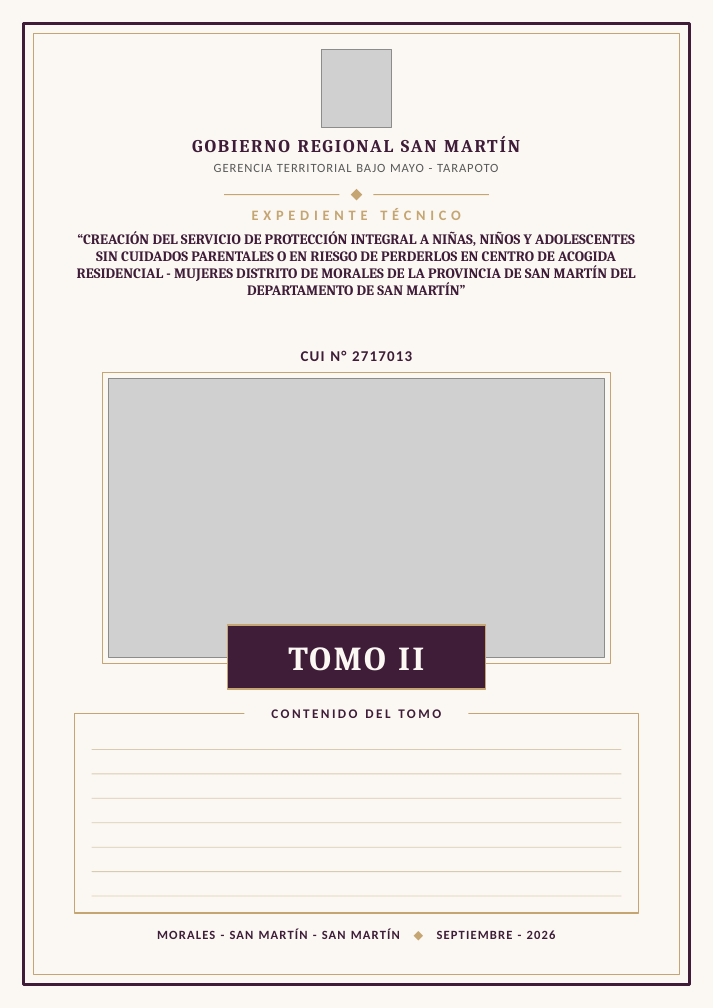
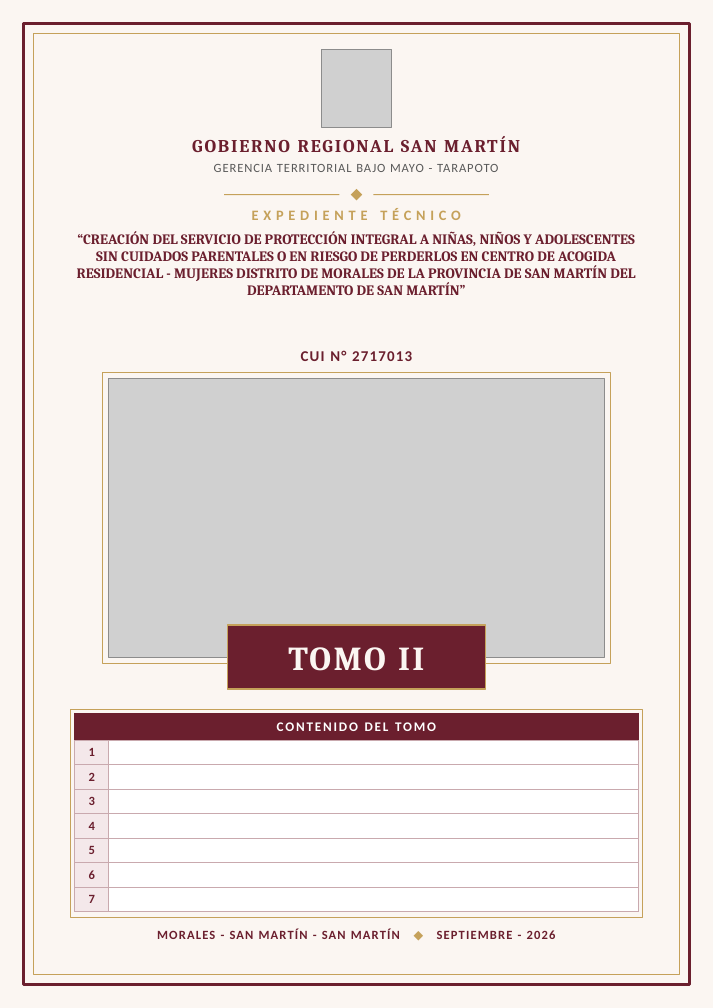
Before and after one commit to josedelcarmenpizarrosuarez10-debug/holaaa, a slide deck: slide 2 of entregables_mujeres/CARATULAS_TOMOS_I_AL_X_CAR_MUJERES.pptx. Drawn at 713x1008 pixels with LibreOffice and Linux fonts; fonts in the diff are those of the drawing; grey boxes stand for pictures. Boxes give left, top, right and bottom in pixels: in the first picture for what was removed or moved away, otherwise in the second. Text is boxed around its words. In the diff, an @@ line names an element or a change of style, - is before the commit and + after.

```diff
--- a/entregables_mujeres/CARATULAS_TOMOS_I_AL_X_CAR_MUJERES.pptx
+++ b/entregables_mujeres/CARATULAS_TOMOS_I_AL_X_CAR_MUJERES.pptx
@@ rectangle at [0,0,713,1008]: fill #FBF8F3 to #FBF6F2 @@
@@ rectangle at [24,24,690,985]: outline #3F1D38 2.5 pt to #6B1F2E 2.5 pt @@
@@ rectangle at [34,34,680,975]: outline #C5A572 0.75 pt to #C5A15A 0.75 pt @@
@@ text "EXPEDIENTE TÉCNICO" at [252,208,461,220]: text colour #C5A572 to #C5A15A @@
@@ fill #C5A572 to #C5A15A in 3 elements at [224,194,340,195], [373,194,489,195], [351,189,362,200] @@
@@ text colour #3F1D38 to #6B1F2E in 3 elements at [401,140,437,152], [77,231,635,295], [301,350,412,361] @@
@@ rectangle at [103,372,610,664]: outline #C5A572 0.75 pt to #C5A15A 0.75 pt @@
@@ text "TOMO II" at [288,647,424,671]: text colour #FBF8F3 to #FBF6F2 @@
@@ rectangle at [228,625,485,690]: fill #3F1D38 to #6B1F2E; outline #C5A572 1.5 pt to #C5A15A 1.5 pt @@
@@ rectangle: place and size @@
-rectangle at [75,713,639,913]
+rectangle at [71,710,642,917]
@@ rectangle at [71,710,642,917]: outline #C5A572 1 pt to #C5A15A 0.75 pt @@
@@ table added at [75,713,638,911], 8 rows, 2 columns @@
+CONTENIDO DEL TOMO | 
+1 | 
+2 | 
+3 | 
+4 | 
+5 | 
+6 | 
+7 | 
@@ rectangle removed at [244,703,468,724] @@
@@ text removed at [271,709,441,718] @@
-CONTENIDO DEL TOMO
@@ rectangle removed at [91,749,621,750] @@
@@ rectangle removed at [91,773,621,774] @@
@@ rectangle removed at [91,798,621,799] @@
@@ rectangle removed at [91,822,621,823] @@
@@ rectangle removed at [91,847,621,847] @@
@@ rectangle removed at [91,872,621,872] @@
@@ rectangle removed at [91,896,621,897] @@
@@ text "MORALES - SAN MARTÍN - ..." at [157,929,556,939]: text colour #3F1D38 to #6B1F2E; text colour #C5A572 to #C5A15A in "◆" @@
```
Also in this commit, not shown: 9 other slides changed, 8 other files.
